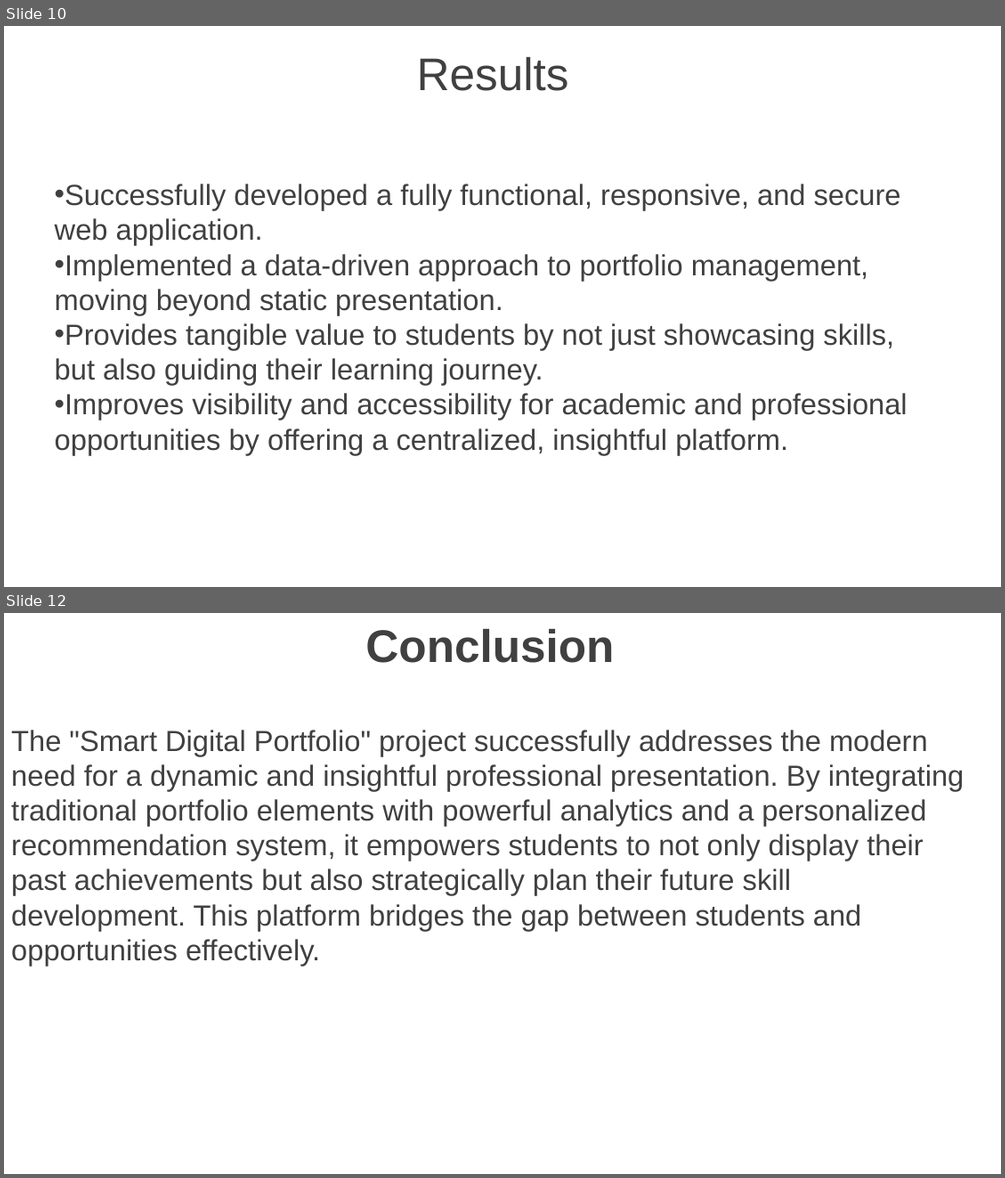
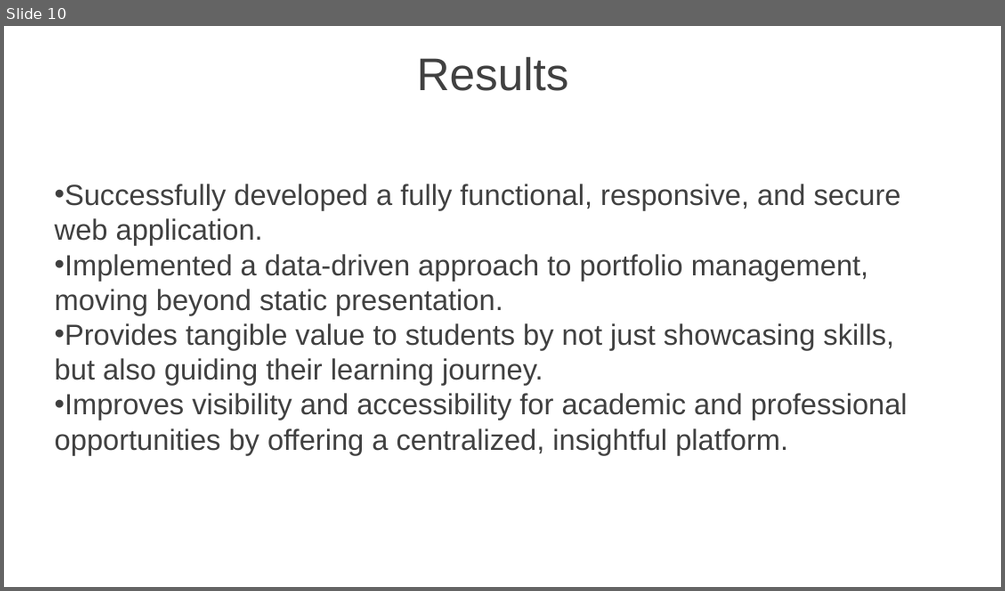
Before and after one commit to reshma20078-netizen/Reshma-TNSDC-FWD-DP, a slide deck: Presentation-WPS Office.pptx. Shown one above the other, each under a label of ours: slides 10 and 12 before the commit, slide 10 after it; the slides between them are not shown. The pictures are 1005x1178 and 1005x591 pixels, drawn with LibreOffice and Linux fonts; fonts in the diff are those of the drawing; background and template pictures are left out. Boxes give left, top, right and bottom in pixels: in the first picture for what was removed or moved away, otherwise in the second. Text is boxed around its words. In the diff, an @@ line names an element or a change of style, - is before the commit and + after.

```diff
--- a/Presentation-WPS Office.pptx
+++ b/Presentation-WPS Office.pptx
@@ slide 12 removed at (x1=4, y1=613, x2=1001, y2=1174), background picture (left out) @@
@@ text removed at (x1=11, y1=629, x2=963, y2=965) @@
-Conclusion
-The "Smart Digital Portfolio" project successfully addresses the modern need for a dynamic and insightful professional presentation. By integrating traditional portfolio elements with powerful analytics and a personalized recommendation system, it empowers students to not only display their past achievements but also strategically plan their future skill development. This platform bridges the gap between students and opportunities effectively.
```
Also in this commit, not shown: 2 slides added.
